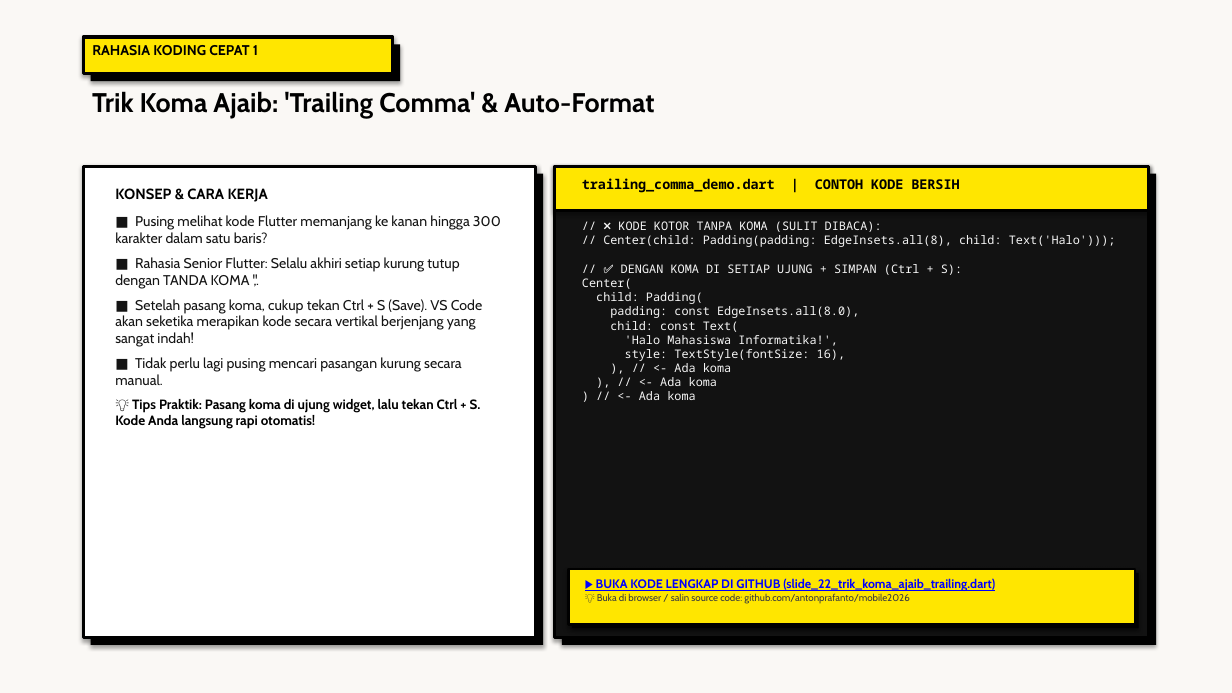
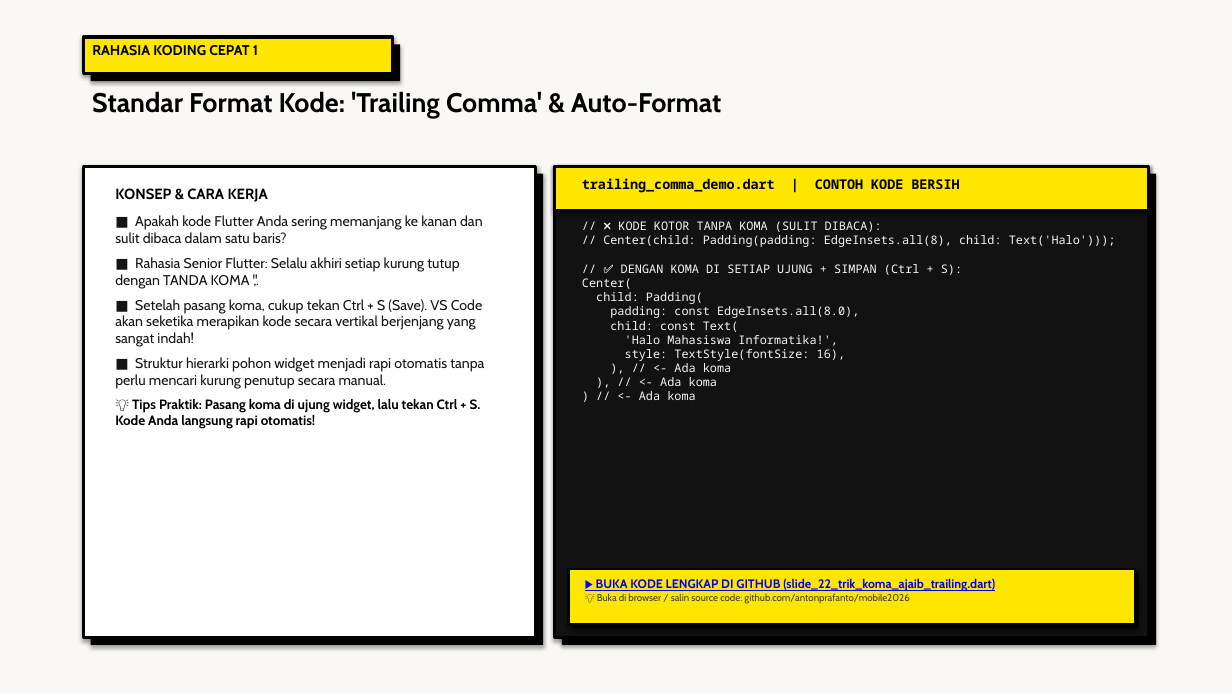
Before and after one commit to antonprafanto/mobile2026, a slide deck: slide 22 of 03_slide_presentasi/PERTEMUAN_03_Widget_Tree_dan_Layouting.pptx. Drawn at 1232x693 pixels with LibreOffice and Linux fonts; fonts in the diff are those of the drawing. Boxes give left, top, right and bottom in pixels: in the first picture for what was removed or moved away, otherwise in the second. Text is boxed around its words. In the diff, an @@ line names an element or a change of style, - is before the commit and + after.

Commit message:
docs & refactor: lengkapi README panduan mandiri P1-P6 dan standarisasi narasi akademis formal di seluruh slide PPTX

```diff
--- a/03_slide_presentasi/PERTEMUAN_03_Widget_Tree_dan_Layouting.pptx
+++ b/03_slide_presentasi/PERTEMUAN_03_Widget_Tree_dan_Layouting.pptx
@@ text at box(92, 91, 721, 119): text changed @@
-Trik Koma Ajaib: 'Trailing Comma' & Auto-Format
+Standar Format Kode: 'Trailing Comma' & Auto-Format
@@ text at box(115, 215, 483, 243): text changed @@
-■ Pusing melihat kode Flutter memanjang ke kanan hingga 300 karakter dalam satu baris?
+■ Apakah kode Flutter Anda sering memanjang ke kanan dan sulit dibaca dalam satu baris?
@@ text at box(115, 357, 484, 389): text changed @@
-■ Tidak perlu lagi pusing mencari pasangan kurung secara manual.
+■ Struktur hierarki pohon widget menjadi rapi otomatis tanpa perlu mencari kurung penutup secara manual.
```
Also in this commit, not shown: 5 other slides changed, 22 other files.
